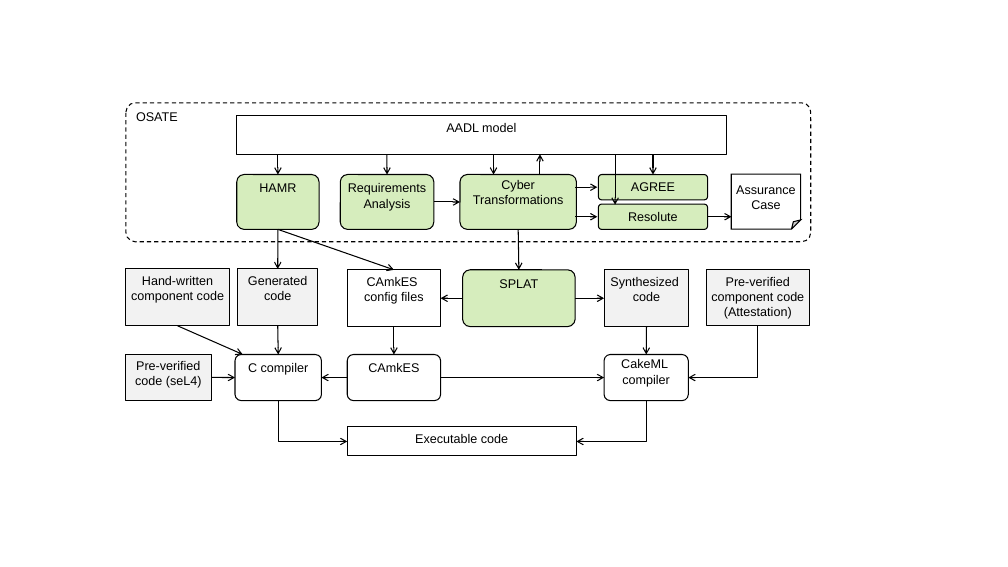
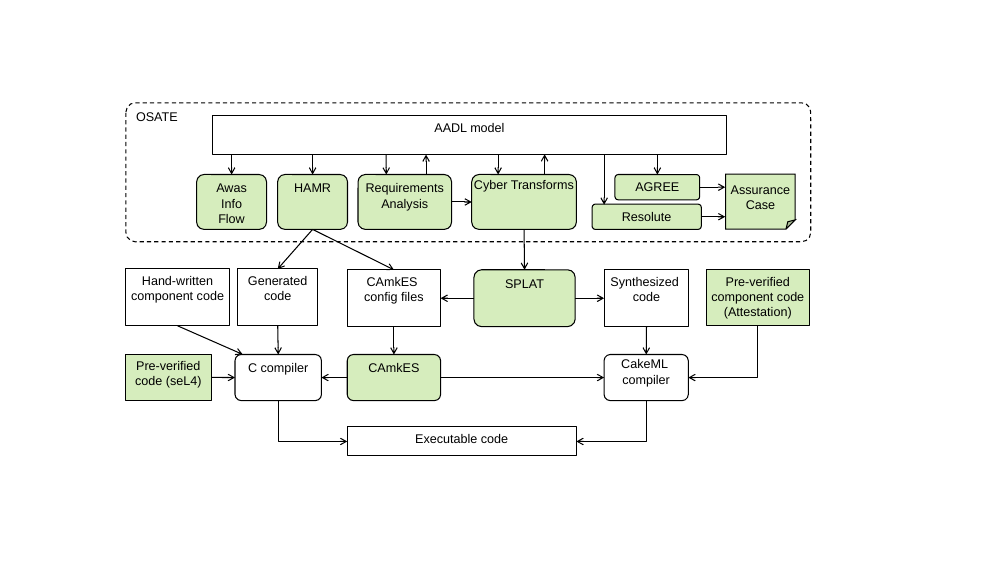
Before and after one commit to loonwerks/fmatscale, a slide deck: slide 12 of figs/figures.pptx. Drawn at 1008x567 pixels with LibreOffice and Linux fonts; fonts in the diff are those of the drawing. Boxes give left, top, right and bottom in pixels: in the first picture for what was removed or moved away, otherwise in the second. Text is boxed around its words. In the diff, an @@ line names an element or a change of style, - is before the commit and + after.

```diff
--- a/figs/figures.pptx
+++ b/figs/figures.pptx
@@ rectangle "AADL model": place and size @@
-rectangle "AADL model" at [237,116,726,155]
+rectangle "AADL model" at [213,116,727,155]
@@ rounded rectangle added at [197,175,266,230], fill #D6EDBD, outline #000000 1 pt, 12 pt, text #000000 @@
+Awas Info Flow
@@ arrow added from (231, 155) to (231, 175), #000000 1 pt @@
@@ rounded rectangle "HAMR": place and size @@
-rounded rectangle "HAMR" at [237,175,319,230]
+rounded rectangle "HAMR" at [278,175,347,230]
@@ arrow moved from (278, 154) - (278, 175) to (313, 155) - (313, 175) @@
@@ rounded rectangle "Requirements Analysis": place and size @@
-rounded rectangle "Requirements Analysis" at [340,175,434,230]
+rounded rectangle "Requirements Analysis" at [358,175,452,230]
@@ arrow added from (426, 175) to (426, 155), #000000 1 pt @@
@@ rounded rectangle "Cyber Transforms": place and size @@
-rounded rectangle "Cyber Transforms" at [460,175,576,230]
+rounded rectangle "Cyber Transforms" at [472,175,576,230]
@@ arrow moved from (616, 155) - (616, 205) to (604, 155) - (604, 205) @@
@@ rounded rectangle "AGREE": place and size @@
-rounded rectangle "AGREE" at [599,175,708,200]
+rounded rectangle "AGREE" at [616,175,700,200]
@@ folded corner "Assurance Case" at [726,174,796,229]: fill #FFFFFF to #D6EDBD @@
@@ arrow moved from (460, 202) - (434, 202) to (472, 202) - (451, 202) @@
@@ text in rounded rectangle at [474,180,574,192]: text changed @@
-Cyber Transformations
+Cyber Transforms
@@ arrow moved from (597, 188) - (575, 188) to (700, 188) - (725, 188) @@
@@ arrow (700, 188) - (725, 188): arrowheads changed @@
@@ arrow moved from (278, 229) - (278, 269) to (313, 229) - (278, 269) @@
@@ arrow moved from (278, 229) - (394, 270) to (313, 229) - (394, 270) @@
@@ 4 arrows: place and size @@
-4 arrows at [494,154,653,270]
+4 arrows at [498,154,658,270]
@@ arrow removed from (575, 217) to (597, 217) @@
@@ 1 folded corner, 1 rounded rectangle, 1 arrow: place and size @@
-1 folded corner, 1 rounded rectangle, 1 arrow at [599,174,801,230]
+1 folded corner, 1 rounded rectangle, 1 arrow at [592,174,796,230]
@@ rectangle "Generated code" at [238,269,318,326]: fill #F2F2F2 to none @@
@@ arrow moved from (463, 298) - (441, 298) to (474, 298) - (441, 298) @@
@@ rounded rectangle "SPLAT": place and size @@
-rounded rectangle "SPLAT" at [463,270,575,327]
+rounded rectangle "SPLAT" at [474,270,575,327]
@@ rectangle "Pre-verified component code (Attestation)" at [706,270,810,326]: fill #F2F2F2 to #D6EDBD @@
@@ rectangle "Pre-verified code (seL4)" at [126,355,212,401]: fill #F2F2F2 to #D6EDBD @@
@@ rounded rectangle "CAmkES" at [347,355,441,401]: fill none to #D6EDBD @@
```
Also in this commit, not shown: 1 other slide changed, 3 slides added, 4 other files.
